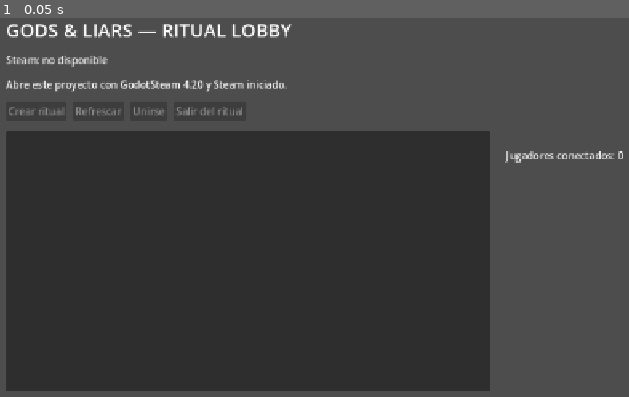
Above: before the commit, frame 1.
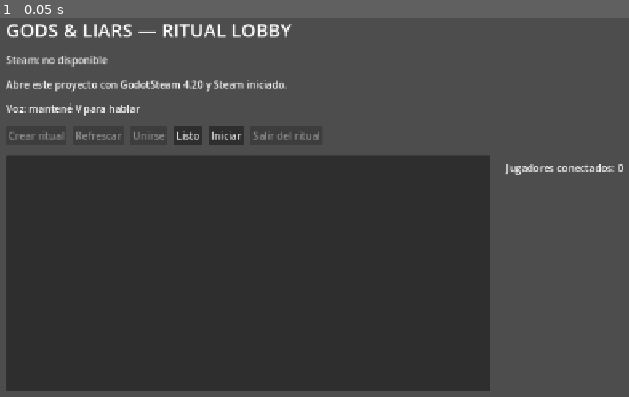
Above: after the commit, the same moment.

Repository: morfranja-coder/Gods-And-Liars
Game: Godot game, scene res://scenes/boot/boot.tscn
The game is run twice, just before and just after one commit, with the same random seed, the same clock (stepped at 60 frames per second) and the same inputs.
Inputs:
- Up to frame 1 (0.05 s): no input

The runs differ from the first frame. In frame 1, 4.7% of the frame differs, in the area x 0-100%, y 22-42%.

Commit message:
feat: add ready start and voice controls to lobby

Diff:
--- a/scenes/lobby/lobby.tscn
+++ b/scenes/lobby/lobby.tscn
@@ -43,6 +43,11 @@
 text = "Inicializando..."
 autowrap_mode = 2
 
+[node name="VoiceLabel" type="Label" parent="Margin/VBox"]
+unique_name_in_owner = true
+layout_mode = 2
+text = "Voz: mantené V para hablar"
+
 [node name="Buttons" type="HBoxContainer" parent="Margin/VBox"]
 layout_mode = 2
 theme_override_constants/separation = 10
@@ -61,6 +66,16 @@
 unique_name_in_owner = true
 layout_mode = 2
 text = "Unirse"
+
+[node name="ReadyButton" type="Button" parent="Margin/VBox/Buttons"]
+unique_name_in_owner = true
+layout_mode = 2
+text = "Listo"
+
+[node name="StartButton" type="Button" parent="Margin/VBox/Buttons"]
+unique_name_in_owner = true
+layout_mode = 2
+text = "Iniciar"
 
 [node name="LeaveButton" type="Button" parent="Margin/VBox/Buttons"]
 unique_name_in_owner = true
